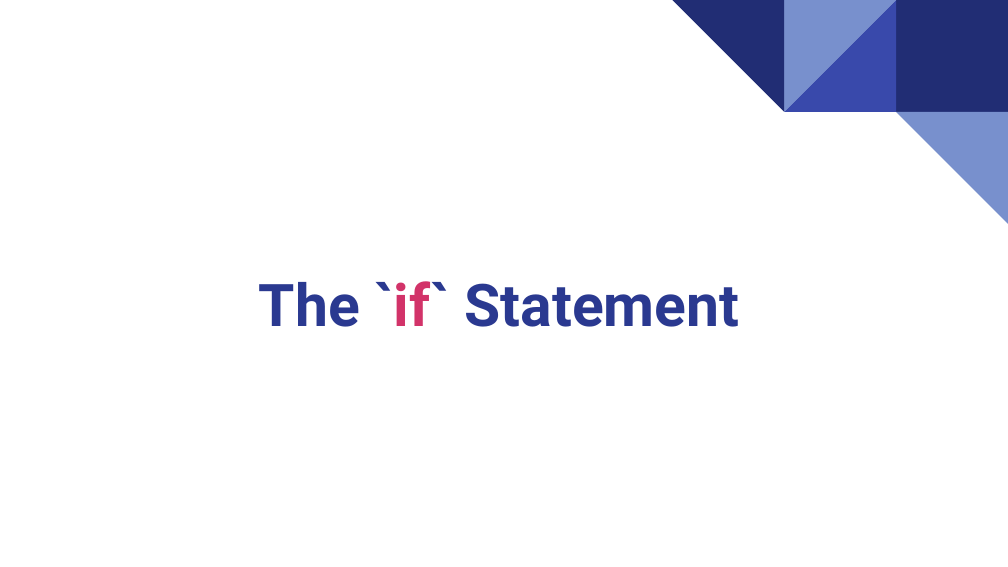
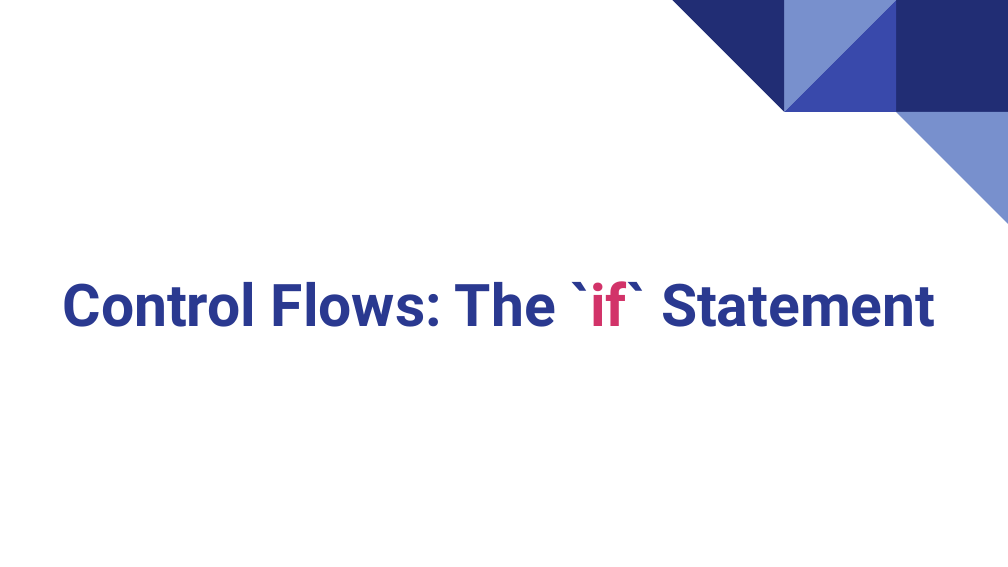
Before and after one commit to wg-training/wg-python-for-data-science-fundamental, a slide deck: slide 7 of slides/06 - Python Control Flows - Conditional Statement.pptx. Drawn at 1008x567 pixels with LibreOffice and Linux fonts; fonts in the diff are those of the drawing. Boxes give left, top, right and bottom in pixels: in the first picture for what was removed or moved away, otherwise in the second. Text is boxed around its words. In the diff, an @@ line names an element or a change of style, - is before the commit and + after.

```diff
--- a/slides/06 - Python Control Flows - Conditional Statement.pptx
+++ b/slides/06 - Python Control Flows - Conditional Statement.pptx
@@ title at (x1=63, y1=281, x2=935, y2=327): text changed @@
-The `if` Statement
+Control Flows: The `if` Statement
```
Also in this commit, not shown: 2 other slides changed, 1 other file.
